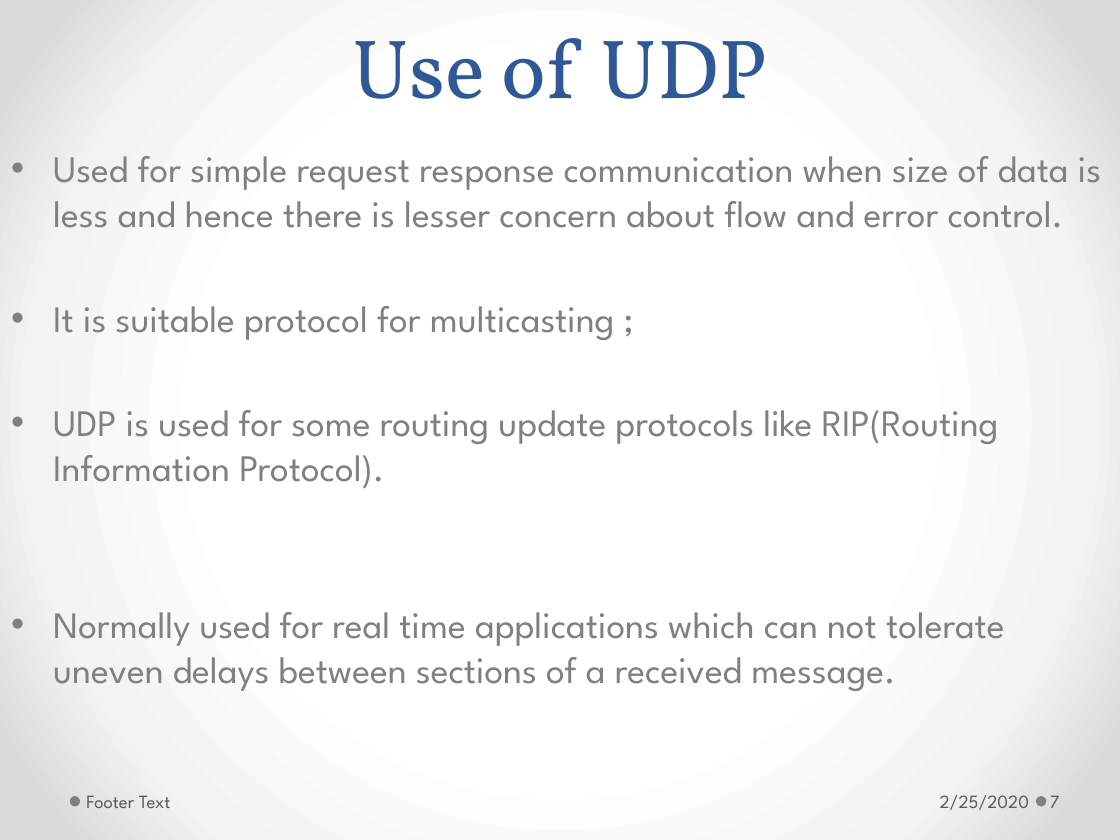
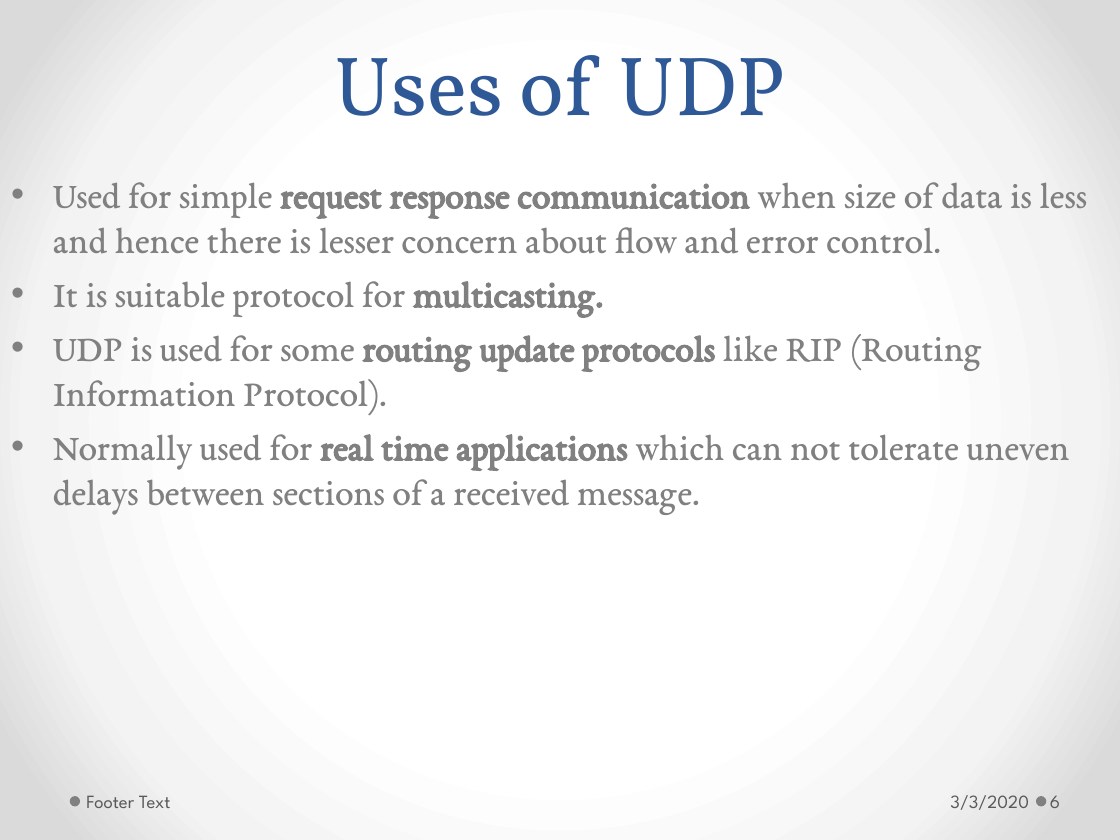
Before and after one commit to GeneralNitin/S6, a slide deck: slide 6 of 03. Computer Networks/PPTs/6.2. UDP.pptx (slide 7 before the commit). Drawn at 1120x840 pixels with LibreOffice and Linux fonts; fonts in the diff are those of the drawing. Boxes give left, top, right and bottom in pixels: in the first picture for what was removed or moved away, otherwise in the second. Text is boxed around its words. In the diff, an @@ line names an element or a change of style, - is before the commit and + after.

```diff
--- a/03. Computer Networks/PPTs/6.2. UDP.pptx
+++ b/03. Computer Networks/PPTs/6.2. UDP.pptx
@@ title at [335, 55, 785, 116]: text changed @@
-Use of UDP
+Uses of UDP
@@ text "Used for simple request response ...": place and size @@
-text "Used for simple request response ..." at [53, 156, 1101, 691]
+text "Used for simple request response ..." at [53, 182, 1087, 514]
@@ text at [53, 182, 1087, 514]: font League Spartan to EB Garamond in "Used for simple request response communication when ...", "Normally used for real time applications which ..."; bold on in "request response communication", "real time applications"; more space between paragraphs @@
@@ text at [53, 281, 982, 415]: text changed; font League Spartan to EB Garamond @@
-• It is suitable protocol for multicasting ;
-• UDP is used for some routing update protocols like RIP(Routing Information Protocol).
+• It is suitable protocol for multicasting.
+• UDP is used for some routing update protocols like RIP (Routing Information Protocol).
@@ text at [950, 795, 1029, 810]: text changed @@
-2/25/2020
+3/3/2020
@@ page number at [1050, 796, 1060, 808]: text changed @@
-7
+6
```
Also in this commit, not shown: 16 other slides changed, 1 slide removed, 42 other files.
